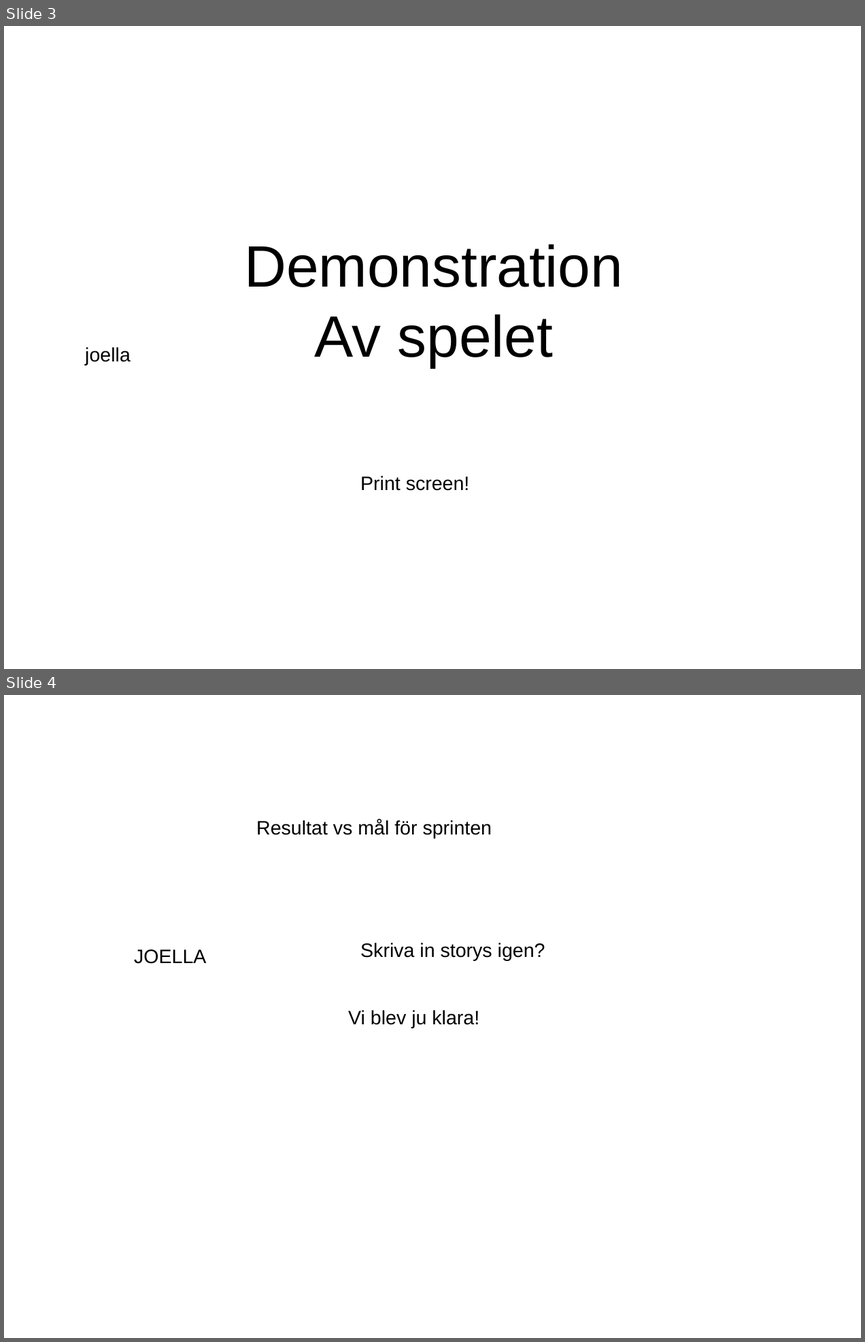
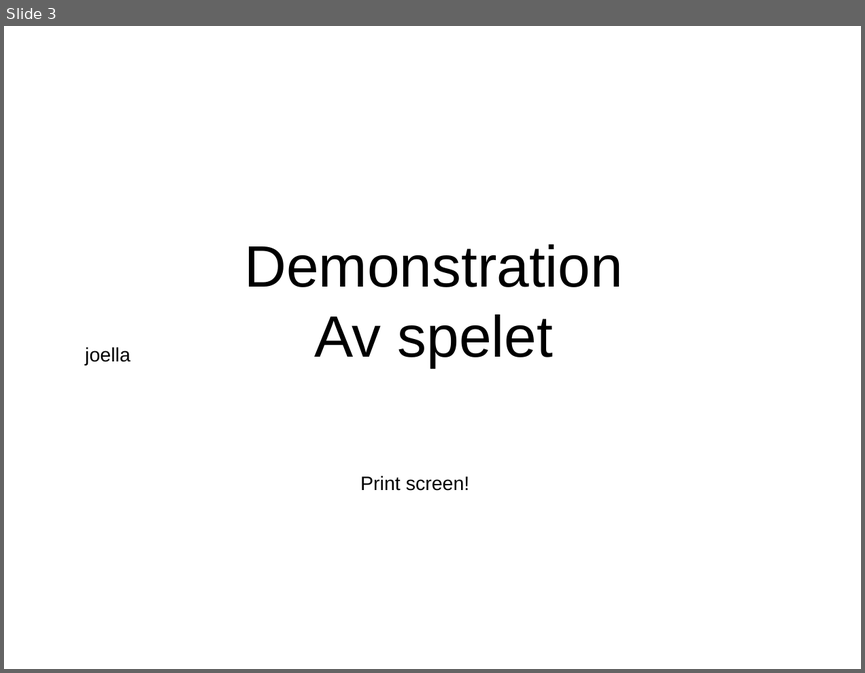
Before and after one commit to Hanicef/teamsassy, a slide deck: documents/Presentation.odp. Shown one above the other, each under a label of ours: slides 3 and 4 before the commit, slide 3 after it. The pictures are 865x1342 and 865x673 pixels, drawn with LibreOffice and Linux fonts; fonts in the diff are those of the drawing. Boxes give left, top, right and bottom in pixels: in the first picture for what was removed or moved away, otherwise in the second. Text is boxed around its words. In the diff, an @@ line names an element or a change of style, - is before the commit and + after.

```diff
--- a/documents/Presentation.odp
+++ b/documents/Presentation.odp
@@ slide 4 removed at (x1=4, y1=695, x2=861, y2=1338), background #FFFFFF @@
@@ text removed at (x1=256, y1=819, x2=492, y2=838) @@
-Resultat vs mål för sprinten
@@ text removed at (x1=134, y1=949, x2=206, y2=964) @@
-JOELLA
@@ text removed at (x1=360, y1=943, x2=545, y2=960) @@
-Skriva in storys igen?
@@ text removed at (x1=348, y1=1010, x2=479, y2=1028) @@
-Vi blev ju klara!
```
Also in this commit, not shown: 1 slide added.
